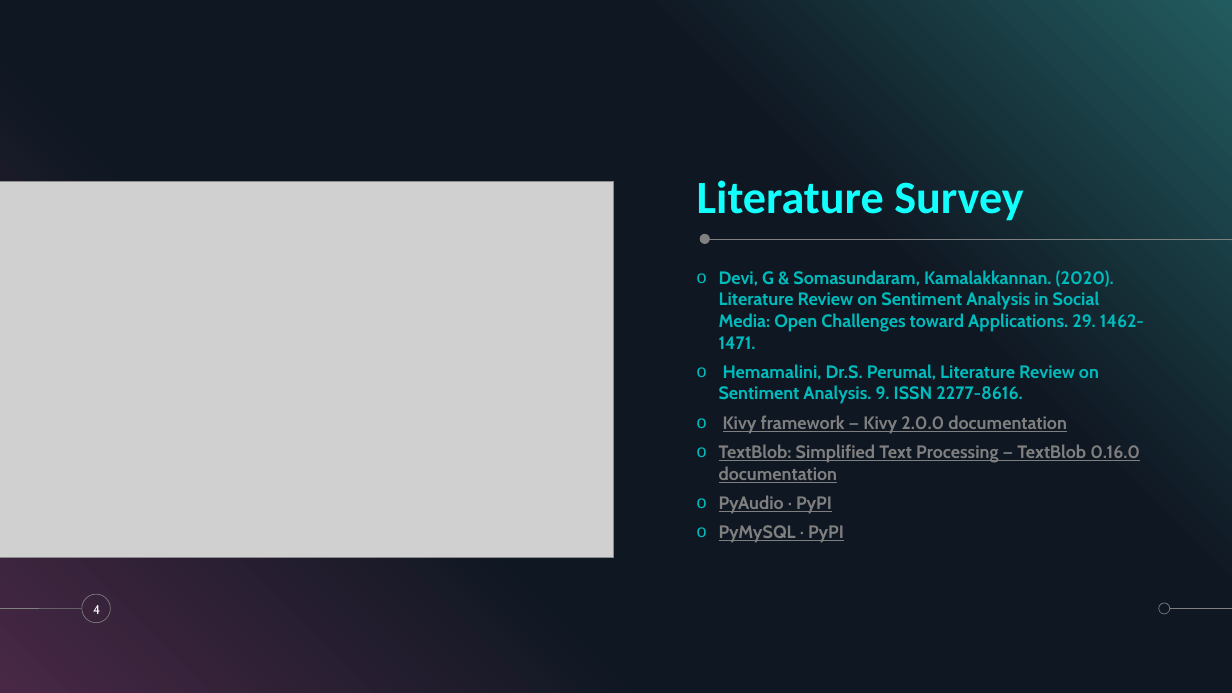
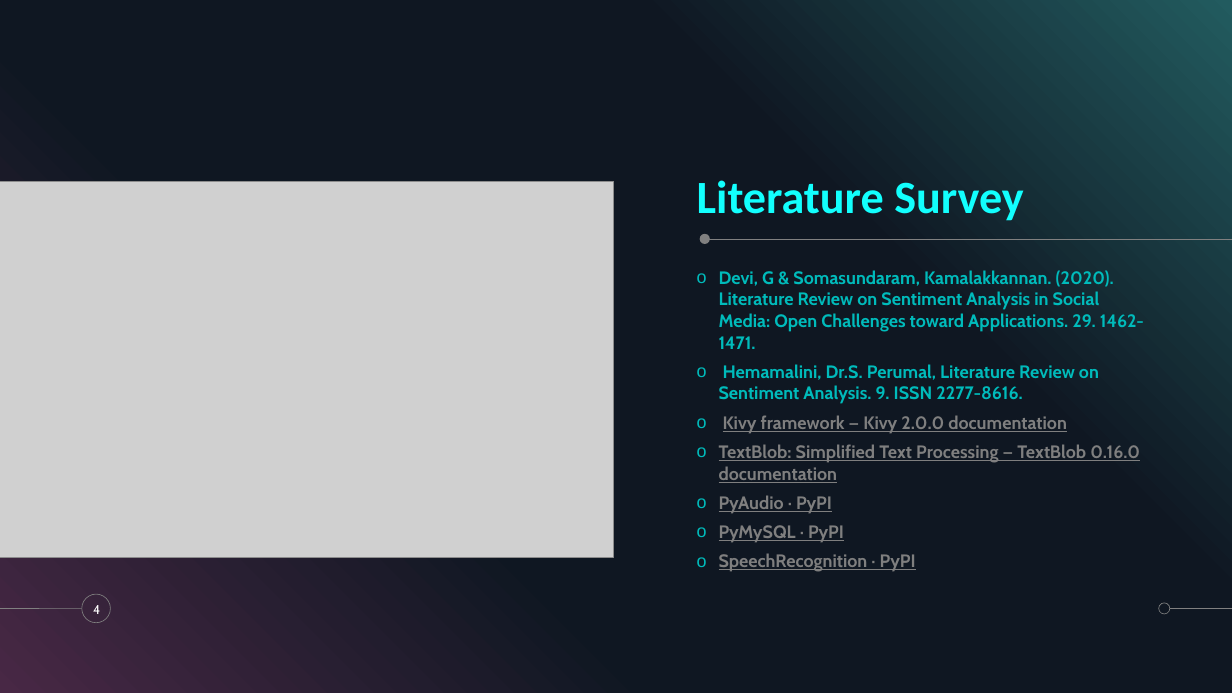
Before and after one commit to krshnknsr21/Sentiment-Analysis, a slide deck: slide 4 of Overview.pptx. Drawn at 1232x693 pixels with LibreOffice and Linux fonts; fonts in the diff are those of the drawing; grey boxes stand for pictures. Boxes give left, top, right and bottom in pixels: in the first picture for what was removed or moved away, otherwise in the second. Text is boxed around its words. In the diff, an @@ line names an element or a change of style, - is before the commit and + after.

Commit message:
Changed movie reviews and ppt
Matched the movie reviews to output and updated the ppt

```diff
--- a/Overview.pptx
+++ b/Overview.pptx
@@ text at <box>719,553,916,572</box>: paragraph added @@
+o SpeechRecognition · PyPI
```
Also in this commit, not shown: 1 other file.
